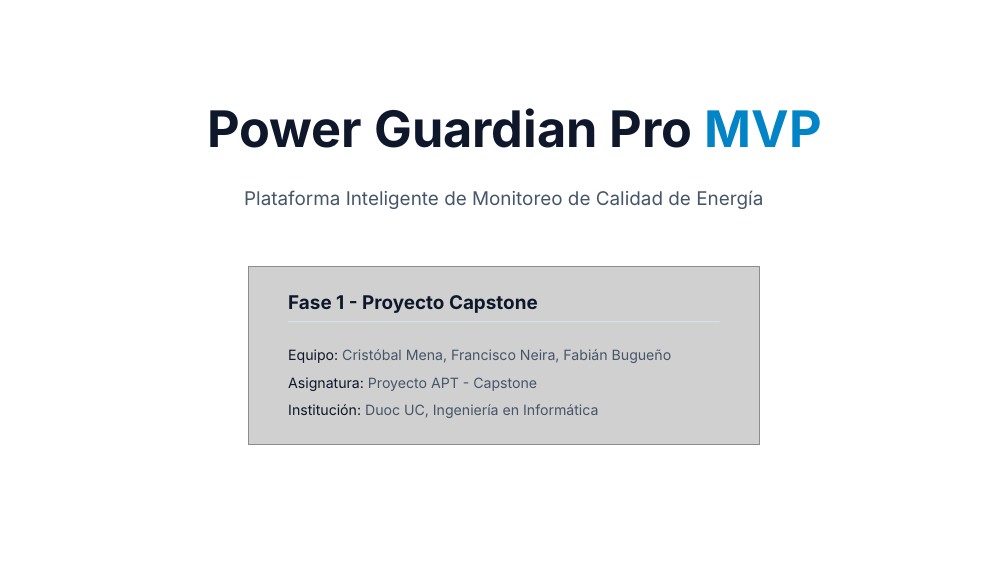
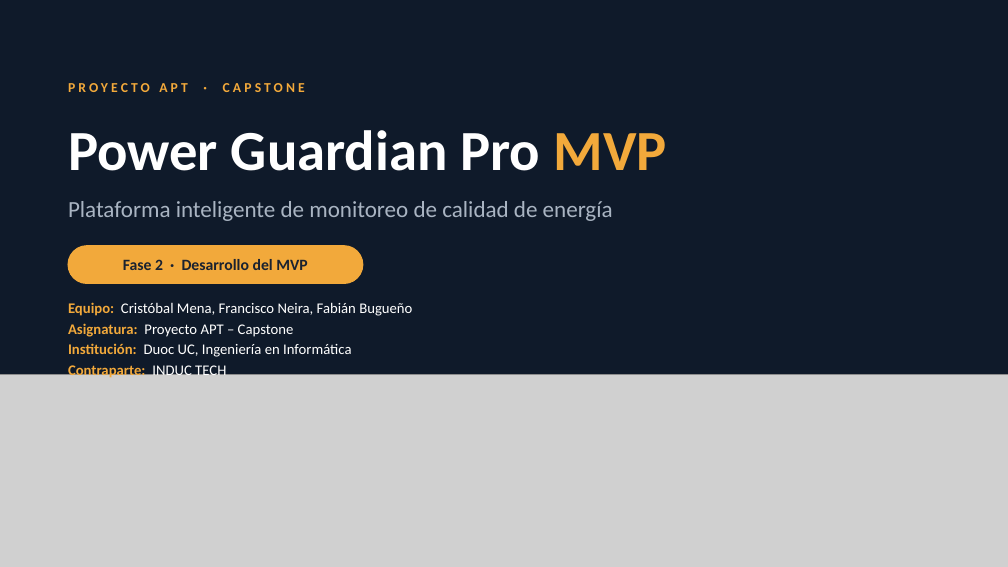
Before and after one commit to FabianBugueno/capstone, a slide deck: slide 1 of Fase 2/Evidencias Proyecto/Presentación Proyecto.pptx. Drawn at 1008x567 pixels with LibreOffice and Linux fonts; fonts in the diff are those of the drawing; grey boxes stand for pictures; background and template pictures are left out. Boxes give left, top, right and bottom in pixels: in the first picture for what was removed or moved away, otherwise in the second. Text is boxed around its words. In the diff, an @@ line names an element or a change of style, - is before the commit and + after.

```diff
--- a/Fase 2/Evidencias Proyecto/Presentación Proyecto.pptx
+++ b/Fase 2/Evidencias Proyecto/Presentación Proyecto.pptx
@@ background picture (left out) to #0F1A2A @@
@@ text "PROYECTO APT · CAPSTONE" at (x1=68, y1=83, x2=305, y2=92): vertical alignment top to middle @@
@@ text at (x1=68, y1=83, x2=305, y2=92): text changed; size 13.5 to 13 pt; font Inter to Calibri; text colour #475569 to #F2A93B; bold on @@
-Asignatura: Proyecto APT - Capstone
+PROYECTO APT · CAPSTONE
@@ text "Power Guardian Pro MVP" moved from (x1=207, y1=108, x2=822, y2=148) to (x1=68, y1=130, x2=667, y2=171) @@
@@ text "Power Guardian Pro MVP" at (x1=68, y1=130, x2=667, y2=171): size 48 to 54 pt, font Inter to Calibri; text colour #0F172A to #FFFFFF in "Power Guardian Pro"; text colour #0284C7 to #F2A93B in "MVP"; alignment centre to left; vertical alignment top to middle @@
@@ text at (x1=68, y1=201, x2=613, y2=221): text changed; size 18 to 22 pt; font Inter to Calibri; text colour #475569 to #A9B4C2 @@
-Plataforma Inteligente de Monitoreo de Calidad de Energía
+Plataforma inteligente de monitoreo de calidad de energía
@@ text "Plataforma inteligente de monitoreo de ..." at (x1=68, y1=201, x2=613, y2=221): vertical alignment top to middle @@
@@ rounded rectangle added at (x1=68, y1=246, x2=363, y2=284), fill #F2A93B, outline #F2A93B 1 pt @@
@@ text added at (x1=123, y1=259, x2=307, y2=270), 15 pt, text #1A2230, bold @@
+Fase 2 · Desarrollo del MVP
@@ picture removed at (x1=248, y1=266, x2=760, y2=445) @@
@@ text "Equipo: Cristóbal Mena, Francisco Neira, ..." moved from (x1=288, y1=349, x2=672, y2=363) to (x1=68, y1=302, x2=412, y2=380) @@
@@ text removed at (x1=288, y1=295, x2=538, y2=313) @@
-Fase 1 - Proyecto Capstone
@@ text at (x1=68, y1=323, x2=351, y2=380): paragraphs added @@
+Asignatura: Proyecto APT – Capstone
+Institución: Duoc UC, Ingeniería en Informática
+Contraparte: INDUC TECH
@@ text at (x1=68, y1=302, x2=412, y2=316): size 13.5 to 14 pt, font Inter to Calibri in "Equipo: Cristóbal Mena, Francisco Neira, Fabián Bugueño"; text colour #0F172A to #F2A93B, bold on in "Equipo:"; text colour #475569 to #FFFFFF in "Cristóbal Mena, Francisco Neira, Fabián Bugueño"; line spacing 1.5 to 1; more space between paragraphs @@
@@ rectangle removed at (x1=288, y1=321, x2=720, y2=322) @@
@@ picture added at (x1=0, y1=374, x2=1008, y2=567) @@
@@ text removed at (x1=288, y1=404, x2=598, y2=418) @@
-Institución: Duoc UC, Ingeniería en Informática
```
Also in this commit, not shown: 14 other slides changed, 15 slides added, 7 slides removed, 8 other files.
